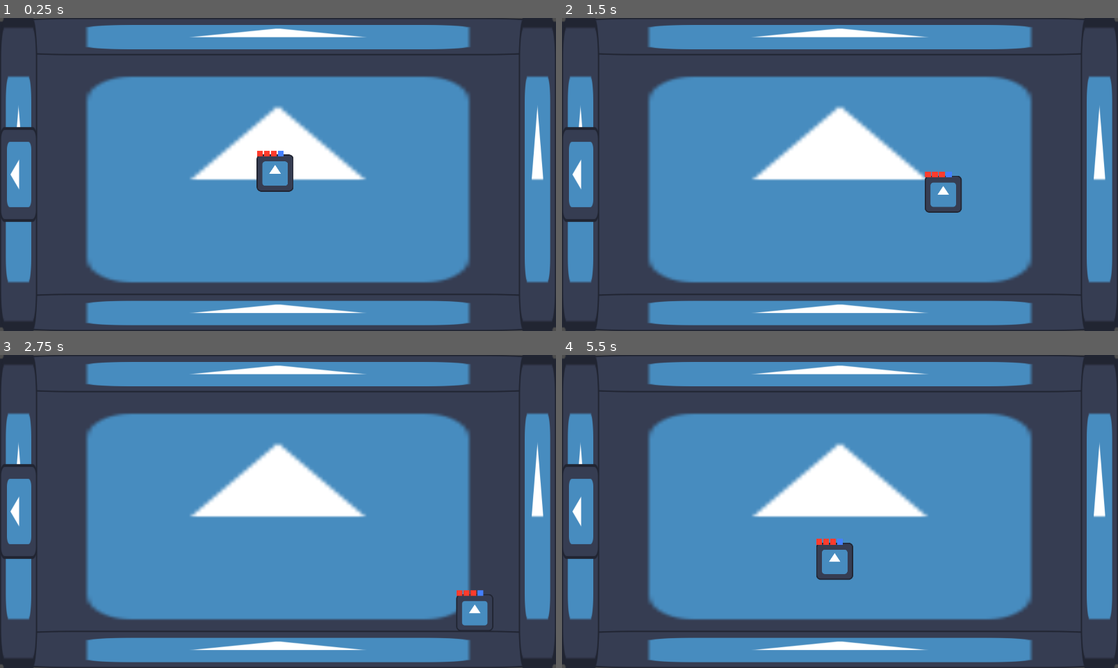
Above: before the commit, frames 1-4 (two rows, left to right).
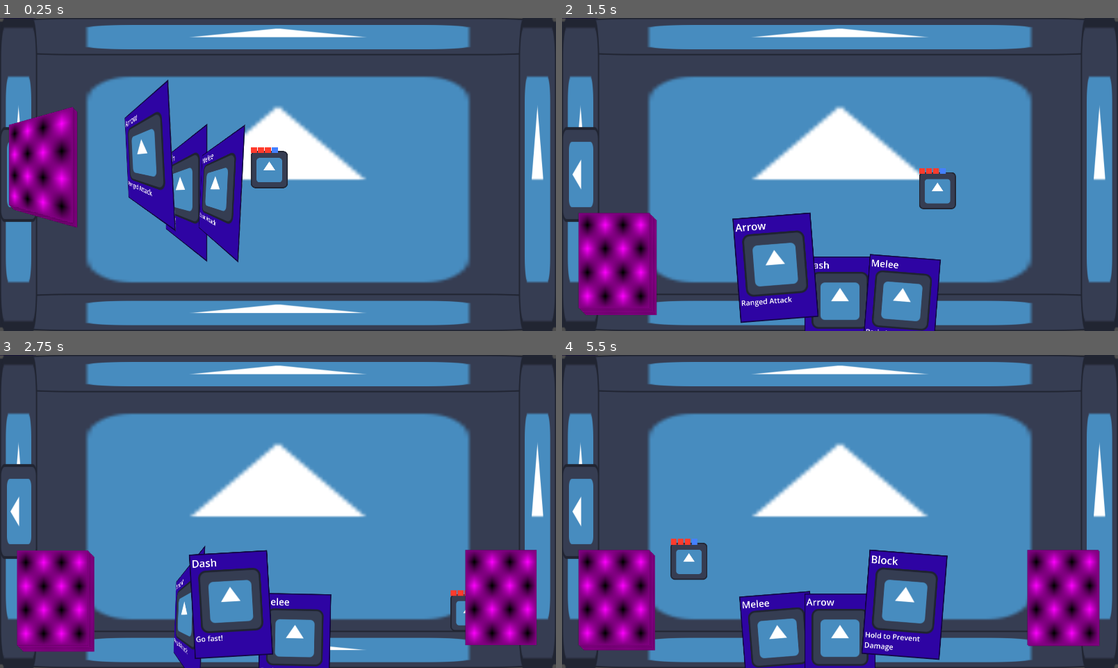
Above: after the commit, the same moments.

Repository: MamaDespik/GGJ-1
Game: Godot game, scene res://game.tscn
Same seed, same stepped clock (60 frames per second), same inputs: the game is played once before the commit and once after it. Before the commit the project starts from res://Levels/floor.tscn. The engine's default icon, where the game draws it, is replaced by a stand-in: a white triangle on a blue panel in a dark square.
Inputs (mouse positions are in pixels of both pictures, inside the frame that each line leads up to):
- Up to frame 1 (0.25 s): no input
- Up to frame 2 (1.5 s): tap Enter (ui_accept) at 0.5, 0.77 s; move the mouse to (962, 158) at 0.52 s; hold D (move_right) 0.53-1.28 s; hold Mouse wheel up (change_highlight_left) 0.53-1.28 s; move the mouse to (728, 190) at 1.27 s; hold S (move_down) from 1.28 s (still down); tap Mouse wheel down (change_highlight_right) at 1.35 s
- Up to frame 3 (2.75 s): tap Enter (ui_accept) at 1.52 s; move the mouse to (333, 442) at 2.02 s; release S (move_down) at 2.03 s; press the mouse at (333, 442) at 2.03 s; hold D (move_right) from 2.03 s (still down)
- Up to frame 4 (5.5 s): move the mouse to (812, 574) at 2.77 s; release D (move_right) at 2.78 s; release the mouse at (812, 574) at 2.78 s; hold W (move_up) 2.78-3.53 s; tap Mouse wheel up (change_highlight_left) at 2.85 s; tap Enter (ui_accept) at 3.02, 3.77, 4.52 s; move the mouse to (1006, 558) at 3.52 s; hold Mouse wheel down (change_highlight_right) 3.53-4.28 s; hold A (move_left) 3.53-5.03 s; move the mouse to (673, 464) at 4.27 s; click (673, 464) at 4.35 s; move the mouse to (867, 511) at 5.02 s; hold S (move_down) from 5.03 s (still down); hold Mouse wheel up (change_highlight_left) from 5.03 s (still down)

The runs differ from the first frame. In frame 1, 11% of the frame differs, in the area x 0-53%, y 0-79%; in frame 2, 13%; in frame 3, 15%; in frame 4, 17%, in the area x 0-97%, y 0-100%.

Commit message:
Game Scene to Host Everything, and Enemy Spawning

Diff:
--- a/godovelopment-game-jam-1/Cards/cards_container.gd
+++ b/godovelopment-game-jam-1/Cards/cards_container.gd
@@ -2,15 +2,16 @@
 class_name CardsContainer
 
 @export var player:Player
+@export var draw_pile: CardPile
 
 var hand_empty:bool = false
 var shuffle_speed_reduction:float = .4
 
-@onready var draw_pile: CardPile = %DrawPile
 @onready var hand: Hand = %Hand
 @onready var discard_pile: CardPile = %DiscardPile
 @onready var shuffle_timer: Timer = $ShuffleTimer
 @onready var shuffle_progress_bar: ProgressBar = $ShuffleProgressBar
+@onready var draw_pile_position: Node2D = $DrawPilePosition
 
 func _ready() -> void:
 	#for i in 10:
@@ -18,6 +19,8 @@
 		#new_card.position = draw_pile.position
 		#draw_pile.add_card(new_card)
 		#new_card.used.connect(_on_card_used)
+	draw_pile.reparent(draw_pile_position)
+	draw_pile.position = Vector2.ZERO
 	for card:Card in draw_pile.cards:
 		card.used.connect(_on_card_used)
 	draw_pile.shuffle()
--- a/godovelopment-game-jam-1/Levels/floor.gd
+++ b/godovelopment-game-jam-1/Levels/floor.gd
@@ -4,15 +4,15 @@
 @export var critical_length:int
 @export var branching_probability:float
 @export var room_scene:PackedScene
+@export var player: Player
+@export var enemy_scenes:Array[PackedScene]
 
-#var room_grid:RoomGrid = preload("res://Levels/room_grid.tscn").instantiate()
 var start_room:Room
 var boss_room:Room
 var moving_rooms:bool = false
 
 @onready var room_grid: RoomGrid = $RoomGrid
 @onready var active_rooms: Node2D = $ActiveRooms
-@onready var player: Player = $Player
 
 func _ready() -> void:
 	start_room = room_scene.instantiate()
@@ -37,12 +37,14 @@
 	var empty_adjacent_indexes:Array[int] = room_grid.get_empty_neighbors(current_room)
 	var new_room:Room = room_scene.instantiate()
 	room_grid.add_room(new_room, empty_adjacent_indexes.pick_random(), current_room)
-	new_room.locked = false #true DEBUG
+	new_room.locked = true
 	new_room.player_exited.connect(_on_room_player_exited)
 	return new_room
 
-func give_enemies(_room:Room):
-	#TODO
+func give_enemies(room:Room):
+	room.enemies.append(enemy_scenes.pick_random().instantiate())
+	if randf() < .5:
+		give_enemies(room)
 	return
 
 func give_boss(_room:Room):
@@ -53,6 +55,7 @@
 	if moving_rooms: return
 	moving_rooms = true
 	var new_room:Room = room_grid.get_adjacent(room)[direction]
+	new_room.player = player
 	var adjustment:Vector2
 	match direction:
 		Globals.NORTH: adjustment = Vector2(0, -1)
--- a/godovelopment-game-jam-1/Levels/floor.tscn
+++ b/godovelopment-game-jam-1/Levels/floor.tscn
@@ -2,17 +2,15 @@
 
 [ext_resource type="Script" uid="uid://cesluse00h6dw" path="res://Levels/floor.gd" id="1_xfebi"]
 [ext_resource type="PackedScene" uid="uid://c3fjcfs40yx3u" path="res://Levels/room.tscn" id="2_bumg0"]
-[ext_resource type="PackedScene" uid="uid://cnphch8ulvp8p" path="res://Player/player.tscn" id="3_f5hvf"]
+[ext_resource type="PackedScene" uid="uid://lpe80gxols1a" path="res://Enemy/enemy.tscn" id="3_26e27"]
 [ext_resource type="PackedScene" uid="uid://xjb8mnalb7fg" path="res://Levels/room_grid.tscn" id="3_r38vp"]
 
 [node name="Floor" type="Node2D"]
 script = ExtResource("1_xfebi")
 critical_length = 10
 room_scene = ExtResource("2_bumg0")
+enemy_scenes = Array[PackedScene]([ExtResource("3_26e27")])
 
 [node name="RoomGrid" parent="." instance=ExtResource("3_r38vp")]
 
 [node name="ActiveRooms" type="Node2D" parent="."]
-
-[node name="Player" parent="." instance=ExtResource("3_f5hvf")]
-position = Vector2(950, 535)
--- a/godovelopment-game-jam-1/Levels/room.gd
+++ b/godovelopment-game-jam-1/Levels/room.gd
@@ -10,6 +10,7 @@
 
 var doors:Array[Door]
 var moving:bool = false
+var player:Player
 
 @onready var north_wall: Sprite2D = $NorthWall
 @onready var north_wall_door: Sprite2D = $NorthWallDoor
@@ -23,6 +24,7 @@
 @onready var west_wall: Sprite2D = $WestWall
 @onready var west_wall_door: Sprite2D = $WestWallDoor
 @onready var west_door: Door = %WestDoor
+@onready var enemies_container: Node2D = $EnemiesContainer
 
 signal player_exited(room:Room, direction)
 signal room_cleared
@@ -57,6 +59,9 @@
 
 func init_enemies():
 	for enemy:Enemy in enemies:
+		enemy.player = player
+		enemies_container.add_child(enemy)
+		enemy.position = Vector2(randi_range(500, 1500), randi_range(300, 700))
 		enemy.died.connect(_on_enemy_died)
 
 func start_move():
@@ -72,7 +77,6 @@
 	return
 
 func _on_door_entered(direction):
-	print("Player leaving room, going ", direction)
 	player_exited.emit(self, direction)
 	return
 
--- a/godovelopment-game-jam-1/Levels/room.tscn
+++ b/godovelopment-game-jam-1/Levels/room.tscn
@@ -152,3 +152,5 @@
 [node name="CollisionShape2D2" type="CollisionShape2D" parent="WestWallDoor/StaticBody2D2"]
 position = Vector2(0, 352)
 shape = SubResource("RectangleShape2D_a8sr2")
+
+[node name="EnemiesContainer" type="Node2D" parent="."]
--- /dev/null
+++ b/godovelopment-game-jam-1/game.tscn
@@ -0,0 +1,21 @@
+[gd_scene load_steps=5 format=3 uid="uid://dtvo3xb400mmk"]
+
+[ext_resource type="PackedScene" uid="uid://bbl0ytkopqqcx" path="res://Levels/floor.tscn" id="1_feb5d"]
+[ext_resource type="PackedScene" uid="uid://cnphch8ulvp8p" path="res://Player/player.tscn" id="2_fc0e3"]
+[ext_resource type="PackedScene" uid="uid://qtxlhtingap8" path="res://Cards/CardsContainer.tscn" id="3_7jktm"]
+[ext_resource type="PackedScene" uid="uid://dj1i8bggqvye2" path="res://test_deck.tscn" id="4_fc0e3"]
+
+[node name="Game" type="Node2D"]
+
+[node name="Floor" parent="." node_paths=PackedStringArray("player") instance=ExtResource("1_feb5d")]
+player = NodePath("../Player")
+
+[node name="Player" parent="." instance=ExtResource("2_fc0e3")]
+position = Vector2(930, 523)
+
+[node name="CardsContainer" parent="." node_paths=PackedStringArray("player", "draw_pile") instance=ExtResource("3_7jktm")]
+player = NodePath("../Player")
+draw_pile = NodePath("TestDeck")
+
+[node name="TestDeck" parent="CardsContainer" instance=ExtResource("4_fc0e3")]
+position = Vector2(2, 0)
--- a/godovelopment-game-jam-1/project.godot
+++ b/godovelopment-game-jam-1/project.godot
@@ -11,7 +11,7 @@
 [application]
 
 config/name="Godovelopment Game Jam 1"
-run/main_scene="uid://bbl0ytkopqqcx"
+run/main_scene="uid://dtvo3xb400mmk"
 config/features=PackedStringArray("4.4", "GL Compatibility")
 config/icon="res://Assets/icon.svg"
 
--- a/godovelopment-game-jam-1/test.tscn
+++ b/godovelopment-game-jam-1/test.tscn
@@ -1,8 +1,9 @@
-[gd_scene load_steps=4 format=3 uid="uid://dyupaeui5haxq"]
+[gd_scene load_steps=5 format=3 uid="uid://dyupaeui5haxq"]
 
 [ext_resource type="PackedScene" uid="uid://cnphch8ulvp8p" path="res://Player/player.tscn" id="1_8uh7m"]
 [ext_resource type="PackedScene" uid="uid://lpe80gxols1a" path="res://Enemy/enemy.tscn" id="2_6uqi0"]
 [ext_resource type="PackedScene" uid="uid://qtxlhtingap8" path="res://Cards/CardsContainer.tscn" id="3_6uqi0"]
+[ext_resource type="PackedScene" uid="uid://dj1i8bggqvye2" path="res://test_deck.tscn" id="4_ppyta"]
 
 [node name="test" type="Node2D"]
 
@@ -14,5 +15,8 @@
 sight_range = 1000.0
 player = NodePath("../Player")
 
-[node name="CardsContainer" parent="." node_paths=PackedStringArray("player") instance=ExtResource("3_6uqi0")]
+[node name="CardsContainer" parent="." node_paths=PackedStringArray("player", "draw_pile") instance=ExtResource("3_6uqi0")]
 player = NodePath("../Player")
+draw_pile = NodePath("TestDeck")
+
+[node name="TestDeck" parent="CardsContainer" instance=ExtResource("4_ppyta")]
Not shown, changed: TODO.txt
